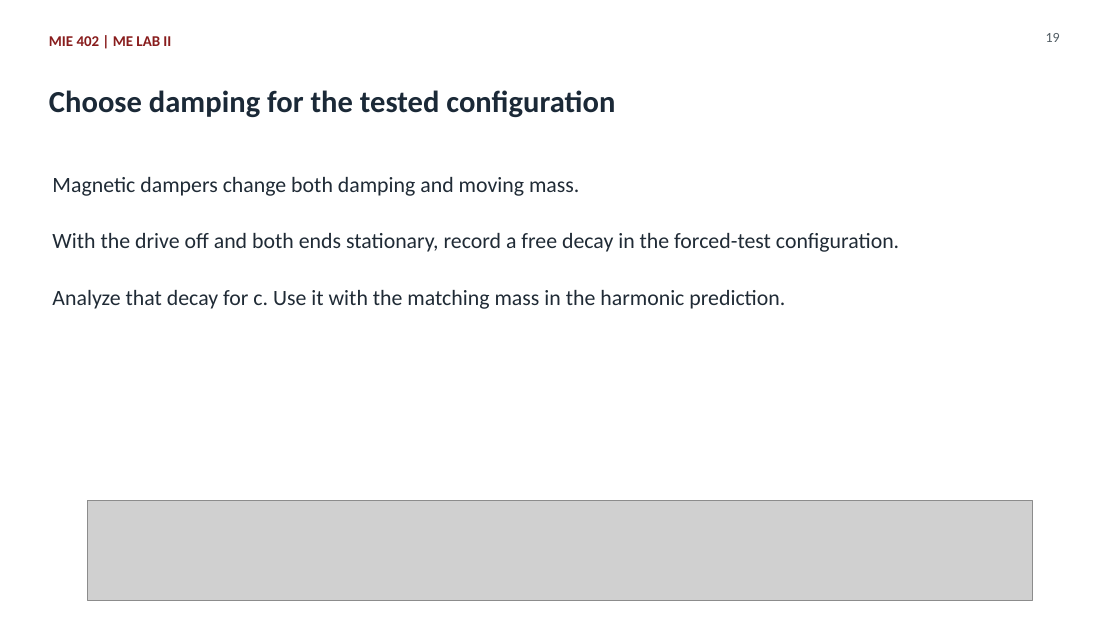
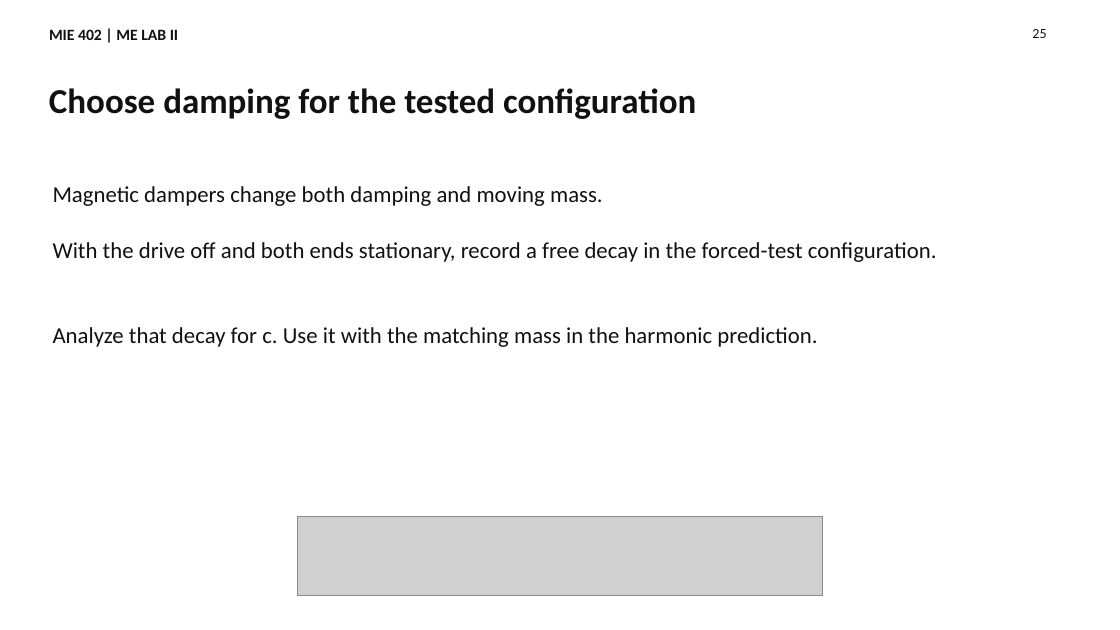
Before and after one commit to Ehsan-Roohi/MIE402-Lab, a slide deck: slide 25 of site/docs/MIE402_Lecture06_Forced_Response_Fall2026.pptx (slide 19 before the commit). Drawn at 1120x630 pixels with LibreOffice and Linux fonts; fonts in the diff are those of the drawing; grey boxes stand for pictures. Boxes give left, top, right and bottom in pixels: in the first picture for what was removed or moved away, otherwise in the second. Text is boxed around its words. In the diff, an @@ line names an element or a change of style, - is before the commit and + after.

Commit message:
Explain forced-response derivation and analytical comparison across lecture and lab materials

```diff
--- a/site/docs/MIE402_Lecture06_Forced_Response_Fall2026.pptx
+++ b/site/docs/MIE402_Lecture06_Forced_Response_Fall2026.pptx
@@ text "MIE 402 | ME LAB ..." at [49,29,178,40]: size 12.8 to 13.5 pt, text colour #881C1C to #111111; line spacing 1.32 to 1 @@
@@ text added at [1032,29,1046,38], 12 pt, text #111111 @@
+25
@@ text removed at [1046,33,1060,42] @@
-19
@@ text "Choose damping for the tested ..." at [49,88,696,119]: size 26.2 to 30 pt, text colour #1B2937 to #111111; line spacing 1.32 to 1 @@
@@ text "Magnetic dampers change both damping ...": place and size @@
-text "Magnetic dampers change both damping ..." at [52,177,579,196]
+text "Magnetic dampers change both damping ..." at [53,186,603,206]
@@ text "With the drive off and ...": place and size @@
-text "With the drive off and ..." at [52,233,899,252]
+text "With the drive off and ..." at [53,242,937,262]
@@ size 18.8 to 19.5 pt, text colour #202B36 to #111111; line spacing 1.32 to 1 in 3 elements at [53,186,603,206], [53,242,937,262], [53,327,817,347] @@
@@ text "Analyze that decay for c. ...": place and size @@
-text "Analyze that decay for c. ..." at [52,290,785,309]
+text "Analyze that decay for c. ..." at [53,327,817,347]
@@ picture removed at [87,501,1033,601] @@
@@ picture added at [297,517,822,596] @@
```
Also in this commit, not shown: 15 other slides changed, 14 slides added, 7 slides removed, 57 other files.
